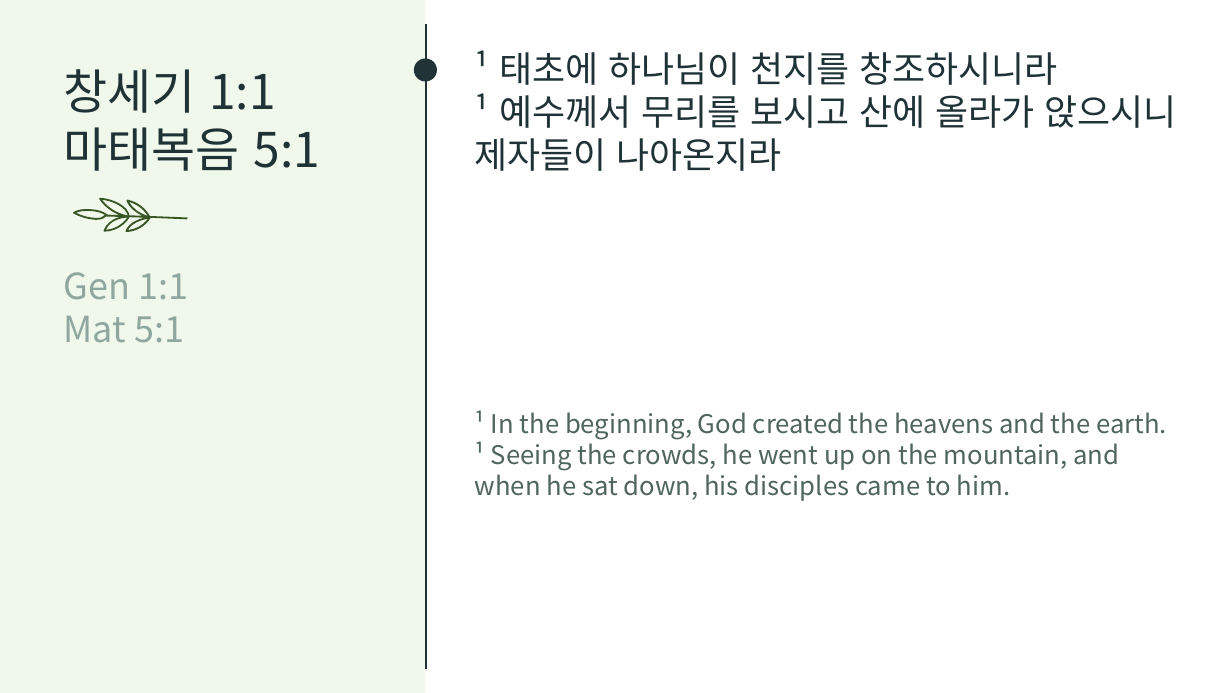
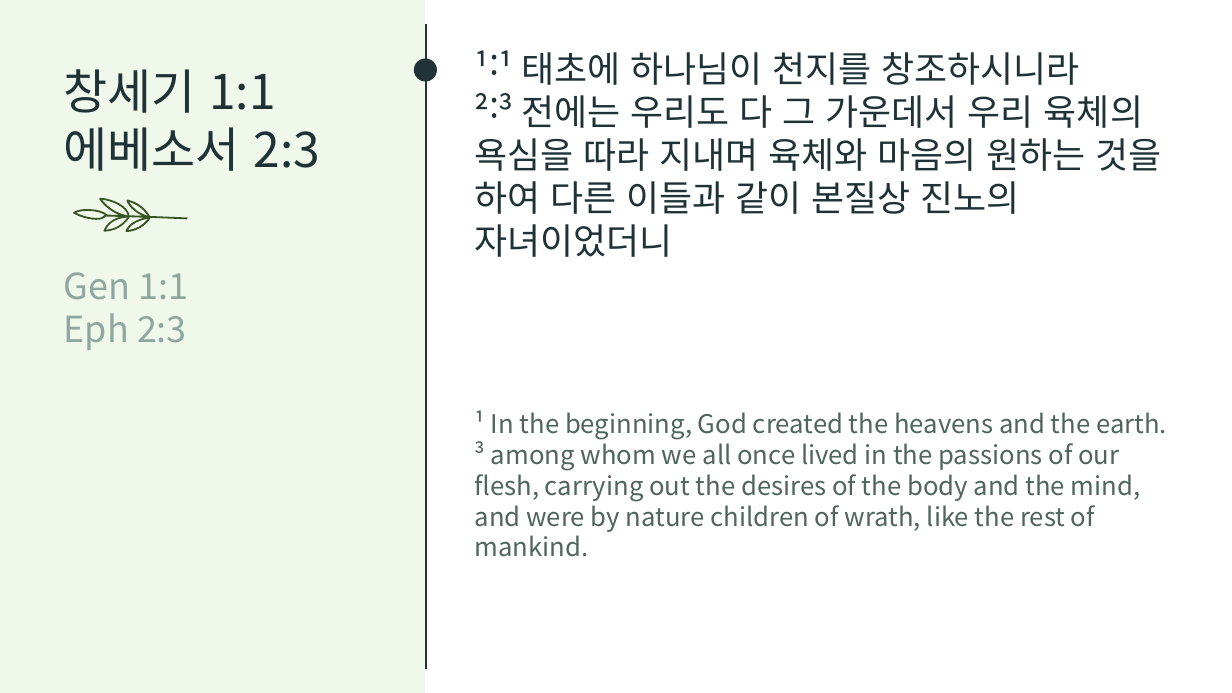
Before and after one commit to mmminq/Bible_Reference_to_PPT, a slide deck: slide 1 of output.pptx. Drawn at 1232x693 pixels with LibreOffice and Linux fonts; fonts in the diff are those of the drawing. Boxes give left, top, right and bottom in pixels: in the first picture for what was removed or moved away, otherwise in the second. Text is boxed around its words. In the diff, an @@ line names an element or a change of style, - is before the commit and + after.

Commit message:
책 다른 구절 장까지 포함

```diff
--- a/output.pptx
+++ b/output.pptx
@@ text at [475,50,1162,257]: text changed @@
-¹ 태초에 하나님이 천지를 창조하시니라
-¹ 예수께서 무리를 보시고 산에 올라가 앉으시니 제자들이 나아온지라
+¹˸¹ 태초에 하나님이 천지를 창조하시니라
+²˸³ 전에는 우리도 다 그 가운데서 우리 육체의 욕심을 따라 지내며 육체와 마음의 원하는 것을 하여 다른 이들과 같이 본질상 진노의 자녀이었더니
@@ text at [64,127,320,171]: text changed @@
-마태복음 5:1
+에베소서 2:3
@@ text at [64,313,187,350]: text changed @@
-Mat 5:1
+Eph 2:3
@@ text at [475,438,1141,557]: text changed @@
-¹ Seeing the crowds, he went up on the mountain, and when he sat down, his disciples came to him.
+³ among whom we all once lived in the passions of our flesh, carrying out the desires of the body and the mind, and were by nature children of wrath, like the rest of mankind.
```
Also in this commit, not shown: 1 other file.
